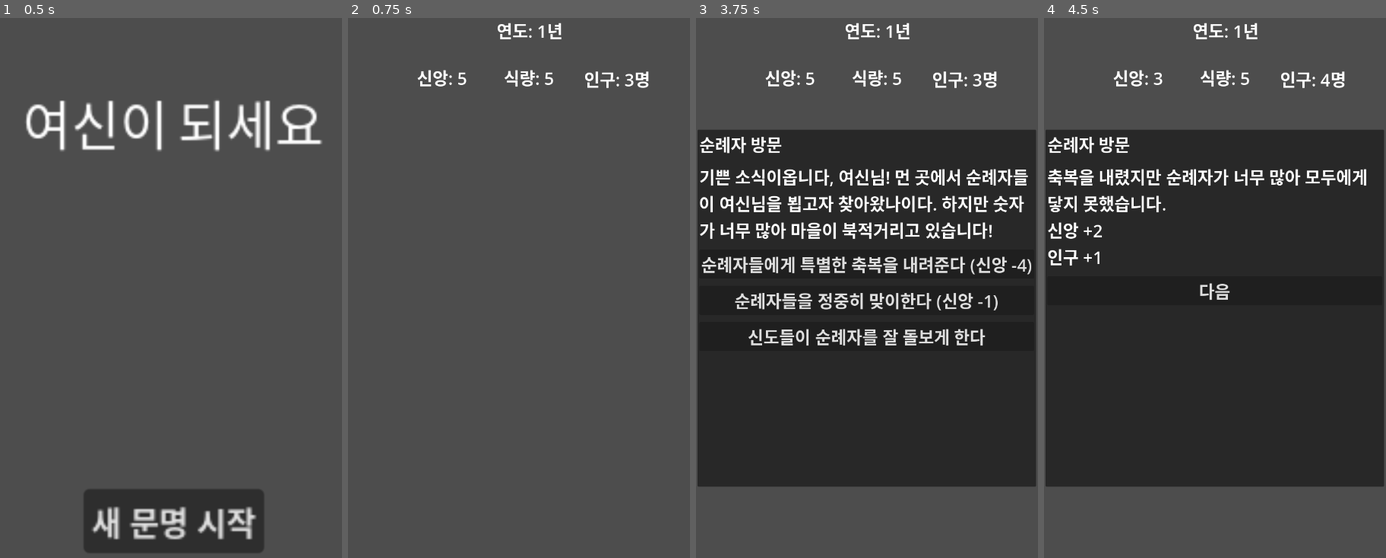
Above: before the commit, frames 1-4 (left to right).
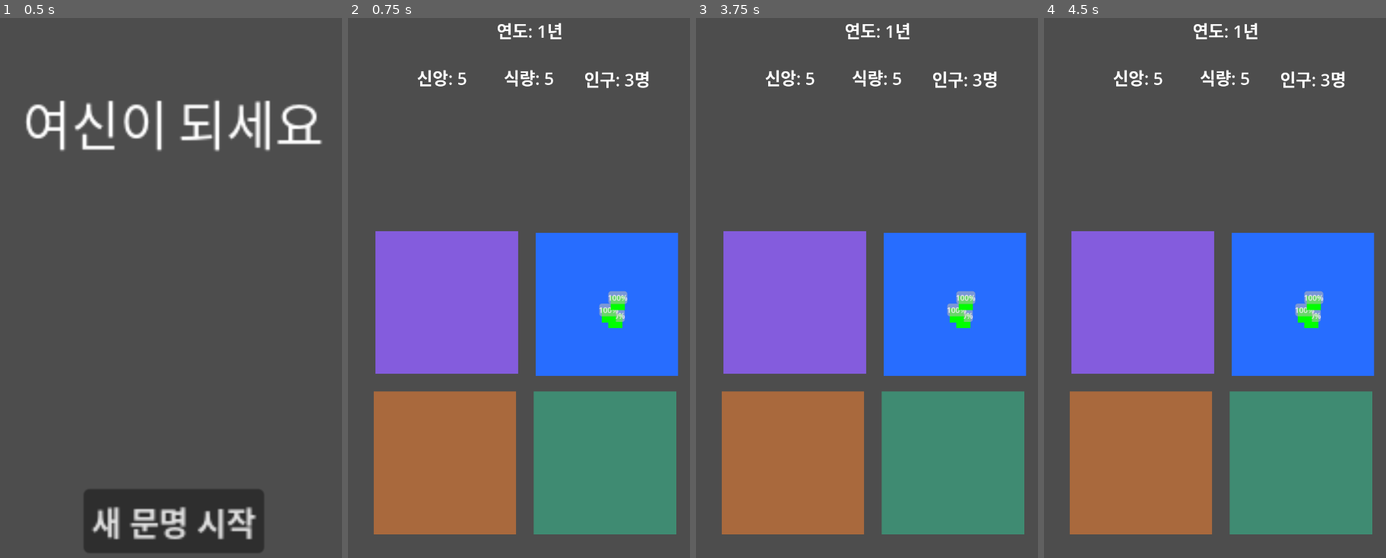
Above: after the commit, the same moments.

Repository: baechu50/become-goddness
Game: Godot game, scene res://scenes/Start.tscn
The game is run twice, just before and just after one commit, with the same random seed, the same clock (stepped at 60 frames per second) and the same inputs.
Inputs (mouse positions are in pixels of both pictures, inside the frame that each line leads up to):
- Up to frame 1 (0.5 s): no input
- Up to frame 2 (0.75 s): click "새 문명 시작" at 0.5 s
- Up to frame 3 (3.75 s): tap Enter at 1.25, 2.75 s; move the mouse to (942, 277) at 1.27 s; click (942, 277) at 1.42 s; tap Space at 2, 3.5 s; drag from (798, 336) to (849, 428) at 2.02 s; move the mouse to (901, 174) at 2.77 s; click (901, 174) at 2.92 s; drag from (849, 428) to (764, 217) at 3.52 s
- Up to frame 4 (4.5 s): click (1215, 266) at 4.25 s, where only the run before the commit has a clickable "순례자들에게 특별한 축복을 내려준다 (신앙 -4)"

Frame 1 is identical in both runs. In frame 2, 44% of the frame differs, in the area x 7-97%, y 39-96%; in frame 3, 72%; in frame 4, 72%, in the area x 0-100%, y 10-96%.

Commit message:
feat: add human unit and logic

Diff:
--- a/project.godot
+++ b/project.godot
@@ -17,9 +17,9 @@
 
 [autoload]
 
-Constants="*res://scripts/Constants.gd"
 ParameterManager="*res://scripts/systems/ParameterManager.gd"
 EventManager="*res://scripts/systems/EventManager.gd"
+Constants="*res://scripts/Constants.gd"
 
 [display]
 
--- a/scenes/Game.tscn
+++ b/scenes/Game.tscn
@@ -1,6 +1,9 @@
-[gd_scene load_steps=2 format=3 uid="uid://dsv1fxtw01nff"]
+[gd_scene load_steps=3 format=3 uid="uid://dsv1fxtw01nff"]
 
 [ext_resource type="Script" uid="uid://e8jr6bvpkxqg" path="res://scripts/scenes/Game.gd" id="1_ibkli"]
+
+[sub_resource type="RectangleShape2D" id="RectangleShape2D_ibkli"]
+size = Vector2(306, 302)
 
 [node name="Game" type="Control"]
 layout_mode = 3
@@ -82,3 +85,59 @@
 theme_override_font_sizes/font_size = 36
 text = "0
 "
+
+[node name="Facilities" type="Node2D" parent="."]
+
+[node name="Residence" type="Area2D" parent="Facilities"]
+
+[node name="ColorRect" type="ColorRect" parent="Facilities/Residence"]
+offset_left = 395.0
+offset_top = 482.0
+offset_right = 695.0
+offset_bottom = 782.0
+color = Color(0.152941, 0.427451, 1, 1)
+
+[node name="CollisionShape2D" type="CollisionShape2D" parent="Facilities/Residence"]
+position = Vector2(544, 634)
+shape = SubResource("RectangleShape2D_ibkli")
+
+[node name="Farm" type="Area2D" parent="Facilities"]
+
+[node name="ColorRect" type="ColorRect" parent="Facilities/Farm"]
+offset_left = 54.0
+offset_top = 815.0
+offset_right = 354.0
+offset_bottom = 1115.0
+color = Color(0.662256, 0.413486, 0.23812, 1)
+
+[node name="CollisionShape2D" type="CollisionShape2D" parent="Facilities/Farm"]
+position = Vector2(203, 967)
+shape = SubResource("RectangleShape2D_ibkli")
+
+[node name="Restaurant" type="Area2D" parent="Facilities"]
+
+[node name="ColorRect" type="ColorRect" parent="Facilities/Restaurant"]
+offset_left = 391.0
+offset_top = 815.0
+offset_right = 691.0
+offset_bottom = 1115.0
+color = Color(0.248788, 0.546389, 0.446953, 1)
+
+[node name="CollisionShape2D" type="CollisionShape2D" parent="Facilities/Restaurant"]
+position = Vector2(540, 967)
+shape = SubResource("RectangleShape2D_ibkli")
+
+[node name="Temple" type="Area2D" parent="Facilities"]
+
+[node name="ColorRect" type="ColorRect" parent="Facilities/Temple"]
+offset_left = 58.0
+offset_top = 478.0
+offset_right = 358.0
+offset_bottom = 778.0
+color = Color(0.519283, 0.362938, 0.864475, 1)
+
+[node name="CollisionShape2D" type="CollisionShape2D" parent="Facilities/Temple"]
+position = Vector2(207, 630)
+shape = SubResource("RectangleShape2D_ibkli")
+
+[node name="Units" type="Node2D" parent="."]
--- a/scripts/Constants.gd
+++ b/scripts/Constants.gd
@@ -37,7 +37,7 @@
 
 # 게임 시스템
 const FACILITY_UPDATE_INTERVAL: int = 1
-const EVENT_INTERVAL: int = 3
+const EVENT_INTERVAL: int = 30
 const TOKEN_PER_YEAR: int = 1
 
 # UI 표시 관련
--- a/scripts/scenes/Game.gd
+++ b/scripts/scenes/Game.gd
@@ -13,10 +13,15 @@
 var current_event_data: Dictionary = {}
 
 func _ready():
+	clear_all_humans()
+	spawn_initial_population()
+	ParameterManager.init_parameter()
+
 	ParameterManager.parameter_changed.connect(_on_parameter_changed)
 	ParameterManager.year_changed.connect(_on_year_changed)
 	ParameterManager.game_over.connect(_on_game_over)
 	EventManager.event_started.connect(_on_event_started)
+
 	update_all_ui()
 	EventManager.start_game()
 	event_popup.process_mode = Node.PROCESS_MODE_WHEN_PAUSED
@@ -26,6 +31,54 @@
 	faith_label.text = "신앙: %d" % ParameterManager.faith
 	food_label.text = "식량: %d" % ParameterManager.food
 	population_label.text = "인구: %d명" % ParameterManager.population
+
+func create_human(spawn_position):
+	var human = Human.new(spawn_position)
+
+	var color_rect = ColorRect.new()
+	color_rect.name = "ColorRect"
+	color_rect.size = Vector2(30, 30)
+	color_rect.color = Color.BLUE
+	color_rect.position = Vector2(-15, -15)
+	human.add_child(color_rect)
+
+	var health_bar = ProgressBar.new()
+	health_bar.name = "HealthBar"
+	health_bar.size = Vector2(40, 8)
+	health_bar.position = Vector2(-20, -25)
+	health_bar.max_value = Constants.HUMAN_MAX_HEALTH
+	health_bar.value = Constants.HUMAN_MAX_HEALTH
+	human.add_child(health_bar)
+
+	var collision_shape = CollisionShape2D.new()
+	var shape = RectangleShape2D.new()
+	shape.size = Vector2(30, 30)
+	collision_shape.shape = shape
+	human.add_child(collision_shape)
+
+	$Units.add_child(human)
+
+	var offset = Vector2(randf_range(-50, 50), randf_range(-50, 50))
+	human.global_position = spawn_position + offset
+
+	return human
+
+func spawn_initial_population():
+	var target_population = ParameterManager.population
+	var residence = $Facilities/Residence/CollisionShape2D
+
+	var spawn_position = residence.global_position
+
+	for i in range(target_population):
+		create_human(spawn_position)
+
+	print("인구 %d명이 생성되었습니다." % target_population)
+
+func clear_all_humans():
+	var units_group = $Units
+	for child in units_group.get_children():
+		if child is Human:
+			child.queue_free()
 
 func _on_parameter_changed(param_name: String, new_value: int):
 	match param_name:
@@ -78,11 +131,11 @@
 		choice_buttons_container.add_child(button)
 
 func format_resource_text(type: String, amount: int) -> String:
-	var sign = "+" if amount > 0 else ""
+	var resource_sign = "+" if amount > 0 else ""
 	match type:
-		"faith": return "신앙 %s%d" % [sign, amount]
-		"food": return "식량 %s%d" % [sign, amount]
-		"population": return "인구 %s%d" % [sign, amount]
+		"faith": return "신앙 %s%d" % [resource_sign, amount]
+		"food": return "식량 %s%d" % [resource_sign, amount]
+		"population": return "인구 %s%d" % [resource_sign, amount]
 		_: return ""
 
 func _on_choice_selected(choice_index: int):
--- /dev/null
+++ b/scripts/systems/Human.gd
@@ -0,0 +1,128 @@
+extends Area2D
+class_name Human
+
+var max_health: int = Constants.HUMAN_MAX_HEALTH
+var current_health: int = Constants.HUMAN_MAX_HEALTH
+var is_dragging: bool = false
+var previous_position: Vector2
+
+@onready var sprite: ColorRect = $ColorRect
+@onready var health_bar: ProgressBar = $HealthBar
+
+signal health_changed(new_health: int)
+signal unit_died(unit: Human)
+signal drag_started(unit: Human)
+signal drag_ended(unit: Human)
+
+func _ready():
+	if health_bar:
+		health_bar.max_value = max_health
+		health_bar.value = current_health
+	update_color()
+	health_changed.connect(_on_health_changed)
+
+func _init(spawn_position: Vector2 = Vector2.ZERO):
+	max_health = Constants.HUMAN_MAX_HEALTH
+	current_health = Constants.HUMAN_MAX_HEALTH
+	is_dragging = false
+	previous_position = spawn_position
+
+func change_health(amount: int):
+	current_health = clamp(current_health + amount, 0, max_health)
+	health_changed.emit(current_health)
+	if current_health <= 0:
+		die()
+
+func _on_health_changed(new_health: int):
+	if health_bar:
+		health_bar.value = new_health
+	update_color()
+
+func die():
+	unit_died.emit(self)
+	queue_free()
+
+func update_color():
+	if not sprite:
+		return
+	var health_percentage = float(current_health) / float(max_health)
+	var color: Color
+
+	if health_percentage > 0.66:
+		color = Color.GREEN
+	elif health_percentage > 0.33:
+		color = Color.YELLOW
+	else:
+		color = Color.RED
+
+	sprite.color = color
+
+func start_drag():
+	if not is_dragging:
+		previous_position = global_position
+		is_dragging = true
+		drag_started.emit(self)
+
+func end_drag():
+	if is_dragging:
+		is_dragging = false
+		try_place_at_position(global_position)
+		drag_ended.emit(self)
+
+func return_to_previous_position():
+	global_position = previous_position
+
+func try_place_at_position(target_position: Vector2):
+	var colliding_facility = get_colliding_facility(target_position)
+	if colliding_facility:
+		global_position = target_position
+	else:
+		return_to_previous_position()
+
+func get_colliding_facility(pos: Vector2):
+	var facilities = get_tree().current_scene.find_child("Facilities")
+	if not facilities:
+		return null
+
+	for facility in facilities.get_children():
+		if facility is Area2D:
+			var collision_shape = facility.find_child("CollisionShape2D")
+			if collision_shape and collision_shape.shape:
+				var shape_rect = collision_shape.shape.get_rect()
+				var world_rect = Rect2(
+					collision_shape.global_position + shape_rect.position,
+					shape_rect.size
+				)
+
+				if world_rect.has_point(pos):
+					return facility
+
+	return null
+
+
+func _input(event):
+	if event is InputEventMouseButton and event.button_index == MOUSE_BUTTON_LEFT:
+		var mouse_pos = get_global_mouse_position()
+		var is_on_unit = mouse_pos.distance_to(global_position) < 15
+
+		if event.pressed and is_on_unit:
+			start_drag()
+			get_viewport().set_input_as_handled()
+		elif not event.pressed:
+			end_drag()
+
+	elif event is InputEventScreenTouch:
+		var touch_pos = event.position
+		var is_on_unit = touch_pos.distance_to(global_position) < 15
+
+		if event.pressed and is_on_unit:
+			start_drag()
+			get_viewport().set_input_as_handled()
+		elif not event.pressed:
+			end_drag()
+
+	elif event is InputEventMouseMotion and is_dragging:
+		global_position = get_global_mouse_position()
+
+	elif event is InputEventScreenDrag and is_dragging:
+		global_position = event.position
--- a/scripts/systems/ParameterManager.gd
+++ b/scripts/systems/ParameterManager.gd
@@ -15,6 +15,12 @@
 signal year_changed(new_year: int)
 signal status_changed(status_name: String, active: bool)
 signal game_over(reason: String)
+
+func init_parameter()->void:
+	year = 1
+	faith = Constants.INITIAL_FAITH
+	food = Constants.INITIAL_FOOD
+	population = Constants.INITIAL_POPULATION
 
 func change_faith(amount: int) -> void:
 	faith += amount
Not shown, added: scripts/systems/Human.gd.uid
